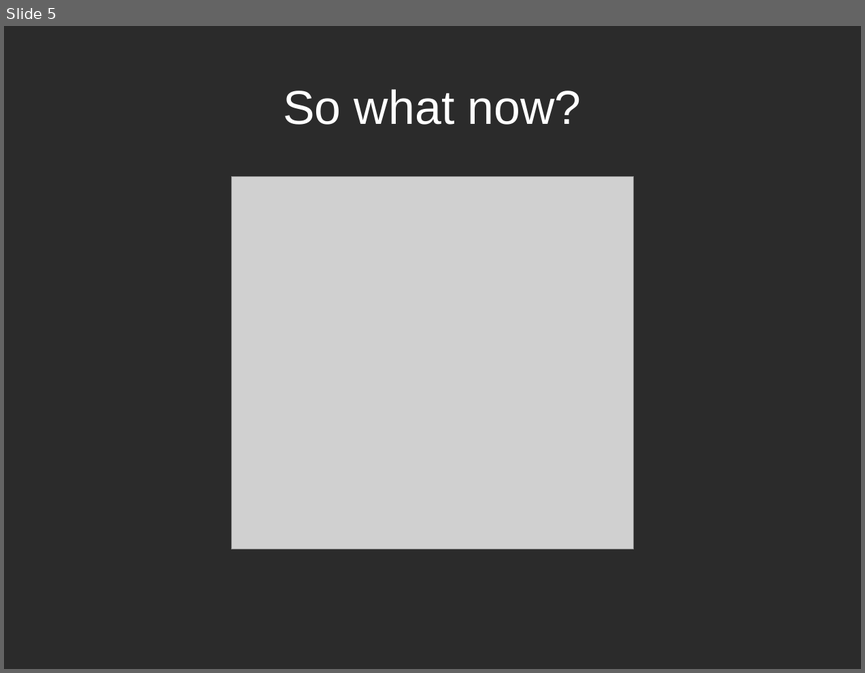
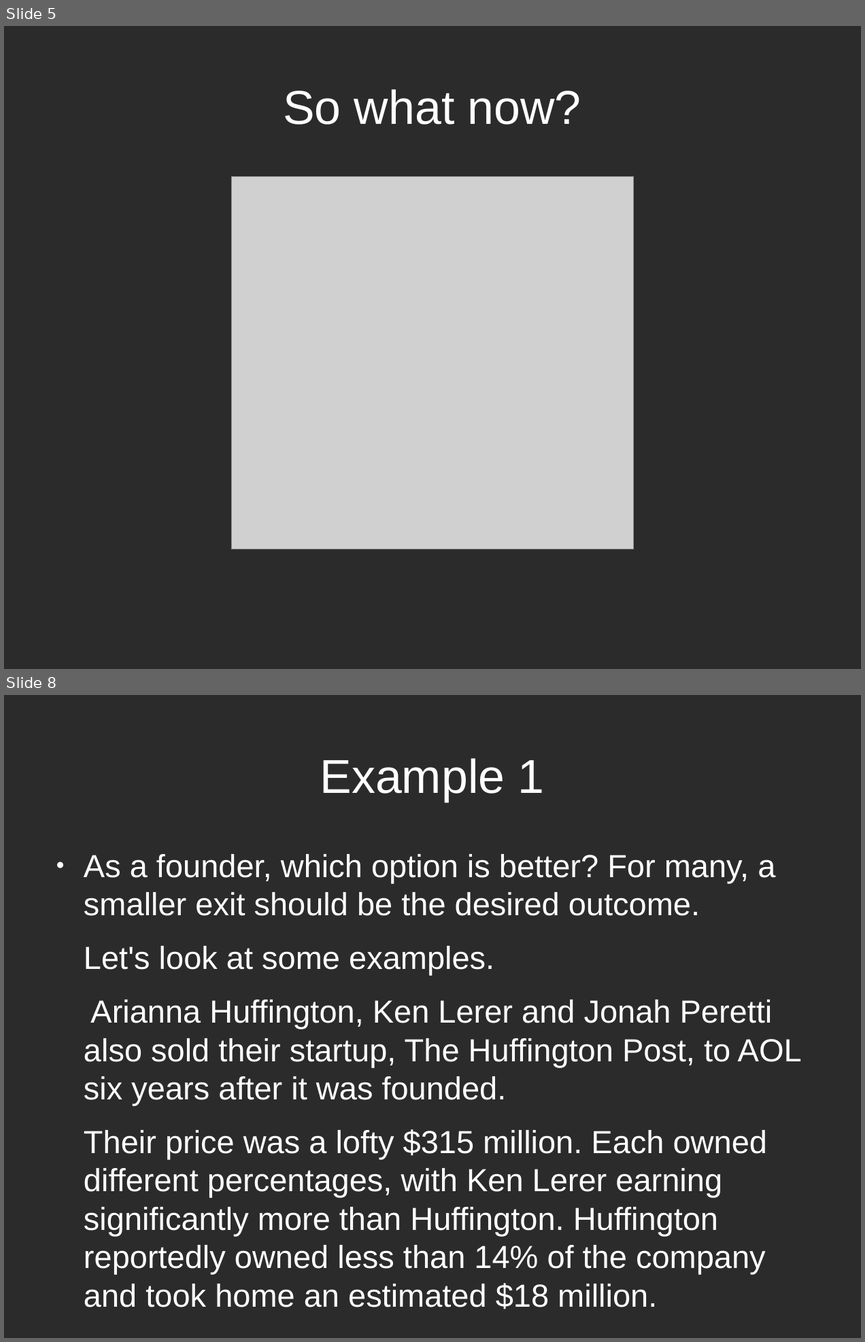
Before and after one commit to gitalry/Yusudd, a slide deck: about startups.odp. Shown one above the other, each under a label of ours: slide 5 before the commit, slides 5 and 8 after it; the slides between them are not shown. The pictures are 865x673 and 865x1342 pixels, drawn with LibreOffice and Linux fonts; fonts in the diff are those of the drawing; grey boxes stand for pictures; background and template pictures are left out; a plain dark background stands for a picture behind light text. Boxes give left, top, right and bottom in pixels: in the first picture for what was removed or moved away, otherwise in the second. Text is boxed around its words. In the diff, an @@ line names an element or a change of style, - is before the commit and + after.

```diff
--- a/about startups.odp
+++ b/about startups.odp
@@ slide 8 added at (4, 695, 861, 1338), background picture (left out) @@
@@ title added at (320, 758, 545, 802), 44 pt, text #FFFFFF @@
+Example 1
@@ text added at (84, 854, 802, 1310), 29.6 pt, text #FFFFFF @@
+● As a founder, which option is better? For many, a smaller exit should be the desired outcome.
+Let's look at some examples.
+Arianna Huffington, Ken Lerer and Jonah Peretti also sold their startup, The Huffington Post, to AOL six years after it was founded.
+Their price was a lofty $315 million. Each owned different percentages, with Ken Lerer earning significantly more than Huffington. Huffington reportedly owned less than 14% of the company and took home an estimated $18 million.
```
Also in this commit, not shown: 2 slides changed, 5 other slides added, 1 slide removed, 1 other file.
